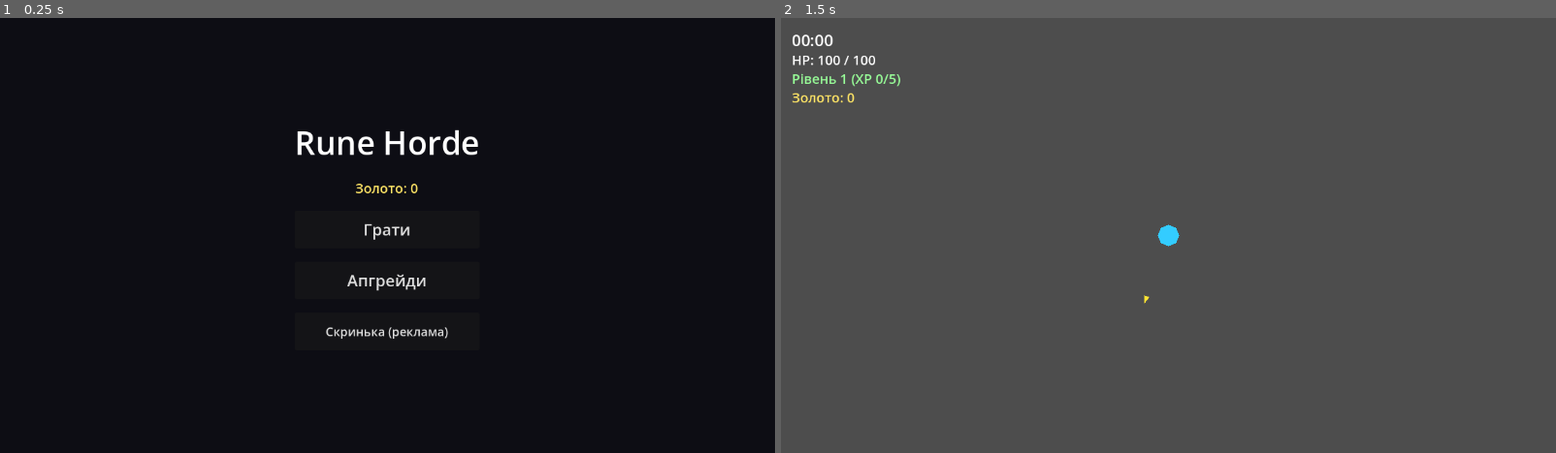
Above: before the commit, frames 1-2 (left to right).
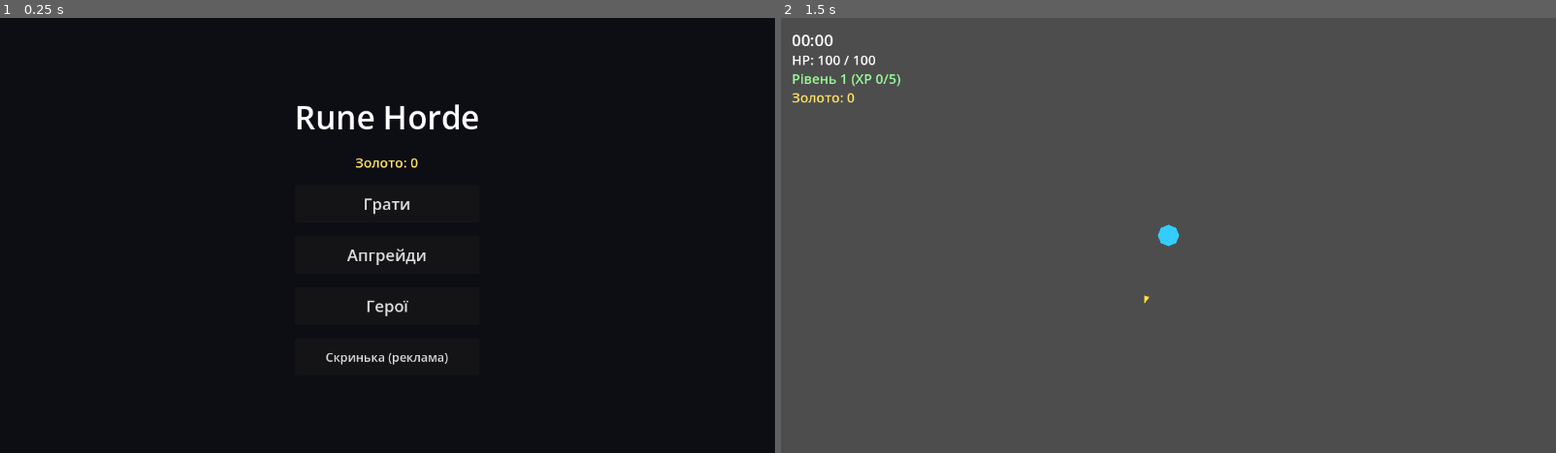
Above: after the commit, the same moments.

Repository: dmytro-matviiv/Run-horde
Game: Godot game, scene res://scenes/main.tscn
Two runs of this game, one before a commit and one after it. Both use one fixed random seed, a clock stepped at 60 frames per second and the inputs below.
Inputs (mouse positions are in pixels of both pictures, inside the frame that each line leads up to):
- Up to frame 1 (0.25 s): no input
- Up to frame 2 (1.5 s): click "Грати" at 0.5 s; tap Enter at 1.25 s; move the mouse to (1339, 213) at 1.27 s; click (1339, 213) at 1.42 s

The runs differ from the first frame. In frame 1, 2.2% of the frame differs, in the area x 38-62%, y 19-80%; in frame 2, nothing differs.

Commit message:
Фаза 5 (2/3): 3 герої з розблокуванням і вибором
HeroDef (data/heroes/*.tres) описує вигляд, ціну розблокування й
стартовий бонус героя поверх спільного магічного болта — так кожен
герой має інший стиль гри без дублювання бойової системи:

- Руновод — базовий, безкоштовний, лише болт
- Клинкова Вартова (2000 золота) — стартує з орбітальним клинком,
  тугіша й повільніша
- Жриця Багаття (8000 золота) — стартує з аурою шкоди, прудкіша
  й крихкіша

Новий екран scenes/ui/heroes.tscn (кнопка "Герої" в головному меню)
для купівлі/вибору. GameState.unlocked_hero_ids/selected_hero_id
зберігаються в сейві. run.gd застосовує обраного героя
(HeroPool.get_def) до старту рану, перед мета-апгрейдами.

Co-Authored-By: Claude Sonnet 5 <noreply@anthropic.com>

Diff:
--- /dev/null
+++ b/data/heroes/blade_warden.tres
@@ -0,0 +1,14 @@
+[gd_resource type="Resource" load_steps=2 format=3]
+
+[ext_resource type="Script" path="res://data/heroes/hero_def.gd" id="1"]
+
+[resource]
+script = ExtResource("1")
+id = &"blade_warden"
+title = "Клинкова Вартова"
+description = "Починає з орбітальним клинком навколо себе. Тугіша й повільніша."
+color = Color(0.85, 0.55, 0.15, 1)
+unlock_cost = 2000
+bonus_max_hp = 25.0
+move_speed_percent = -0.1
+bonus_weapon = "orbital_blades"
--- /dev/null
+++ b/data/heroes/ember_priestess.tres
@@ -0,0 +1,14 @@
+[gd_resource type="Resource" load_steps=2 format=3]
+
+[ext_resource type="Script" path="res://data/heroes/hero_def.gd" id="1"]
+
+[resource]
+script = ExtResource("1")
+id = &"ember_priestess"
+title = "Жриця Багаття"
+description = "Починає з вогняною аурою навколо себе. Прудкіша й крихкіша."
+color = Color(0.95, 0.35, 0.55, 1)
+unlock_cost = 8000
+bonus_max_hp = -15.0
+move_speed_percent = 0.15
+bonus_weapon = "damage_aura"
--- /dev/null
+++ b/data/heroes/hero_def.gd
@@ -0,0 +1,16 @@
+extends Resource
+class_name HeroDef
+
+## Опис одного героя: вигляд, ціна розблокування (0 = стартовий,
+## безкоштовний) і стартовий бонус поверх базового магічного болта
+## (який є в усіх героїв однаково) — це і робить кожного героя іншим
+## за стилем гри, не дублюючи бойову систему.
+
+@export var id: StringName
+@export var title: String
+@export_multiline var description: String
+@export var color: Color = Color(0.2, 0.8, 1)
+@export var unlock_cost: int = 0
+@export var bonus_max_hp: float = 0.0
+@export var move_speed_percent: float = 0.0
+@export_enum("none", "orbital_blades", "damage_aura") var bonus_weapon: String = "none"
--- /dev/null
+++ b/data/heroes/runewielder.tres
@@ -0,0 +1,14 @@
+[gd_resource type="Resource" load_steps=2 format=3]
+
+[ext_resource type="Script" path="res://data/heroes/hero_def.gd" id="1"]
+
+[resource]
+script = ExtResource("1")
+id = &"runewielder"
+title = "Руновод"
+description = "Базовий герой. Автоматичний магічний болт по найближчому ворогу."
+color = Color(0.2, 0.8, 1, 1)
+unlock_cost = 0
+bonus_max_hp = 0.0
+move_speed_percent = 0.0
+bonus_weapon = "none"
--- a/scenes/run/hero.gd
+++ b/scenes/run/hero.gd
@@ -28,6 +28,7 @@
 const AURA_BASE_DAMAGE := 6.0
 const AURA_DAMAGE_PER_LEVEL := 3.0
 
+@onready var sprite: Polygon2D = $Sprite
 @onready var hurt_box: Area2D = $HurtBox
 @onready var pickup_area: Area2D = $PickupArea
 @onready var pickup_shape: CollisionShape2D = $PickupArea/PickupShape
@@ -73,6 +74,10 @@
 var _meta_luck_percent := 0.0
 var _meta_pickup_radius_bonus := 0.0
 
+# Бонус конкретного героя (HeroDef.move_speed_percent) — окремо від
+# мета-бонусу, теж додається в _recompute_derived_stats().
+var _hero_move_speed_percent := 0.0
+
 var _orbital_blades: Array[Node] = []
 var _aura_level := 0
 var _aura_tick_left := 0.0
@@ -82,6 +87,24 @@
 
 func setup(projectile_pool: ObjectPool) -> void:
 	_projectile_pool = projectile_pool
+
+## Викликається один раз на старті рану, до apply_meta_upgrades().
+## Базовий магічний болт є в усіх героїв однаково — різницю робить
+## стартовий бонус (HeroDef.bonus_weapon) і стати. Записуємо рівень
+## бонус-зброї в upgrade_levels, щоб UpgradePool бачив її вже взятою
+## (level 1) і міг далі пропонувати прокачати, а не "взяти вперше".
+func apply_hero_def(def: HeroDef) -> void:
+	sprite.color = def.color
+	max_hp += def.bonus_max_hp
+	current_hp = max_hp
+	_hero_move_speed_percent = def.move_speed_percent
+	match def.bonus_weapon:
+		&"orbital_blades":
+			upgrade_levels[&"orbital_blades"] = 1
+			_apply_orbital_blades(1)
+		&"damage_aura":
+			upgrade_levels[&"damage_aura"] = 1
+			_apply_damage_aura(1)
 
 ## Викликається один раз на старті рану (run.gd), до того як гравець
 ## взяв хоч один апгрейд у рані. Мета-рівні йдуть з GameState.
@@ -297,7 +320,7 @@
 ## щоб один не перезаписував інший.
 func _recompute_derived_stats() -> void:
 	_damage_multiplier = 1.0 + 0.15 * get_upgrade_level(&"weapon_damage") + _meta_damage_percent
-	_move_speed_multiplier = 1.0 + 0.08 * get_upgrade_level(&"move_speed") + _meta_move_speed_percent
+	_move_speed_multiplier = 1.0 + 0.08 * get_upgrade_level(&"move_speed") + _meta_move_speed_percent + _hero_move_speed_percent
 	_gold_multiplier = 1.0 + 0.15 * get_upgrade_level(&"gold_gain") + _meta_gold_percent
 
 func _update_pickup_shapes() -> void:
--- a/scenes/run/run.gd
+++ b/scenes/run/run.gd
@@ -44,6 +44,7 @@
 	hero.died.connect(_on_hero_died)
 	hero.leveled_up.connect(_on_hero_leveled_up)
 	hero.gold_collected.connect(_on_gold_collected)
+	hero.apply_hero_def(HeroPool.get_def(GameState.selected_hero_id))
 	# apply_meta_upgrades може одразу емітити leveled_up (бонусні рівні
 	# від "Стартового рівня") — сигнал має бути підключений до цього.
 	hero.apply_meta_upgrades(GameState.meta_upgrade_levels)
--- /dev/null
+++ b/scenes/ui/heroes.gd
@@ -0,0 +1,54 @@
+extends Control
+
+## Екран героїв: розблокування за золото (HeroPool.get_def(id).unlock_cost)
+## і вибір активного героя для наступного рану (GameState.selected_hero_id).
+
+@onready var gold_label: Label = $VBoxContainer/GoldLabel
+@onready var rows_container: VBoxContainer = $VBoxContainer/ScrollContainer/RowsContainer
+
+func _ready() -> void:
+	_rebuild()
+
+func _rebuild() -> void:
+	gold_label.text = "Золото: %d" % GameState.gold
+	for child in rows_container.get_children():
+		child.queue_free()
+	for def in HeroPool.ALL_HEROES:
+		rows_container.add_child(_build_row(def))
+
+func _build_row(def: HeroDef) -> Control:
+	var row := HBoxContainer.new()
+	row.add_theme_constant_override("separation", 16)
+
+	var info := Label.new()
+	info.custom_minimum_size = Vector2(420, 0)
+	info.text = "%s\n%s" % [def.title, def.description]
+	row.add_child(info)
+
+	var action_button := Button.new()
+	action_button.custom_minimum_size = Vector2(150, 48)
+
+	if GameState.selected_hero_id == def.id:
+		action_button.text = "Обрано"
+		action_button.disabled = true
+	elif GameState.is_hero_unlocked(def.id):
+		action_button.text = "Обрати"
+		action_button.pressed.connect(_on_select_pressed.bind(def.id))
+	else:
+		action_button.text = "Купити (%d)" % def.unlock_cost
+		action_button.disabled = GameState.gold < def.unlock_cost
+		action_button.pressed.connect(_on_unlock_pressed.bind(def.id))
+
+	row.add_child(action_button)
+	return row
+
+func _on_select_pressed(id: StringName) -> void:
+	GameState.select_hero(id)
+	_rebuild()
+
+func _on_unlock_pressed(id: StringName) -> void:
+	GameState.unlock_hero(id)
+	_rebuild()
+
+func _on_back_pressed() -> void:
+	get_tree().change_scene_to_file("res://scenes/ui/main_menu.tscn")
--- /dev/null
+++ b/scenes/ui/heroes.tscn
@@ -0,0 +1,56 @@
+[gd_scene load_steps=2 format=3]
+
+[ext_resource type="Script" path="res://scenes/ui/heroes.gd" id="1"]
+
+[node name="Heroes" type="Control"]
+anchors_preset = 15
+anchor_right = 1.0
+anchor_bottom = 1.0
+grow_horizontal = 2
+grow_vertical = 2
+script = ExtResource("1")
+
+[node name="Background" type="ColorRect" parent="."]
+anchors_preset = 15
+anchor_right = 1.0
+anchor_bottom = 1.0
+grow_horizontal = 2
+grow_vertical = 2
+color = Color(0.05, 0.05, 0.08, 1)
+
+[node name="VBoxContainer" type="VBoxContainer" parent="."]
+anchors_preset = 15
+anchor_right = 1.0
+anchor_bottom = 1.0
+offset_left = 32.0
+offset_top = 24.0
+offset_right = -32.0
+offset_bottom = -24.0
+grow_horizontal = 2
+grow_vertical = 2
+theme_override_constants/separation = 16
+
+[node name="TitleLabel" type="Label" parent="VBoxContainer"]
+theme_override_font_sizes/font_size = 32
+theme_override_colors/font_color = Color(1, 1, 1, 1)
+text = "Герої"
+
+[node name="GoldLabel" type="Label" parent="VBoxContainer"]
+theme_override_font_sizes/font_size = 20
+theme_override_colors/font_color = Color(1, 0.9, 0.4, 1)
+text = "Золото: 0"
+
+[node name="ScrollContainer" type="ScrollContainer" parent="VBoxContainer"]
+custom_minimum_size = Vector2(0, 360)
+size_flags_vertical = 3
+
+[node name="RowsContainer" type="VBoxContainer" parent="VBoxContainer/ScrollContainer"]
+custom_minimum_size = Vector2(580, 0)
+theme_override_constants/separation = 12
+
+[node name="BackButton" type="Button" parent="VBoxContainer"]
+custom_minimum_size = Vector2(160, 48)
+theme_override_font_sizes/font_size = 20
+text = "Назад"
+
+[connection signal="pressed" from="VBoxContainer/BackButton" to="." method="_on_back_pressed"]
--- a/scenes/ui/main_menu.gd
+++ b/scenes/ui/main_menu.gd
@@ -47,6 +47,9 @@
 func _on_upgrades_pressed() -> void:
 	get_tree().change_scene_to_file("res://scenes/ui/meta_upgrades.tscn")
 
+func _on_heroes_pressed() -> void:
+	get_tree().change_scene_to_file("res://scenes/ui/heroes.tscn")
+
 func _on_chest_pressed() -> void:
 	AdsManager.show_rewarded_ad(_on_chest_ad_reward)
 
--- a/scenes/ui/main_menu.tscn
+++ b/scenes/ui/main_menu.tscn
@@ -50,6 +50,11 @@
 theme_override_font_sizes/font_size = 24
 text = "Апгрейди"
 
+[node name="HeroesButton" type="Button" parent="CenterContainer/VBoxContainer"]
+custom_minimum_size = Vector2(220, 56)
+theme_override_font_sizes/font_size = 24
+text = "Герої"
+
 [node name="ChestButton" type="Button" parent="CenterContainer/VBoxContainer"]
 custom_minimum_size = Vector2(220, 56)
 theme_override_font_sizes/font_size = 18
@@ -57,4 +62,5 @@
 
 [connection signal="pressed" from="CenterContainer/VBoxContainer/PlayButton" to="." method="_on_play_pressed"]
 [connection signal="pressed" from="CenterContainer/VBoxContainer/UpgradesButton" to="." method="_on_upgrades_pressed"]
+[connection signal="pressed" from="CenterContainer/VBoxContainer/HeroesButton" to="." method="_on_heroes_pressed"]
 [connection signal="pressed" from="CenterContainer/VBoxContainer/ChestButton" to="." method="_on_chest_pressed"]
--- a/scenes/ui/meta_upgrades.gd
+++ b/scenes/ui/meta_upgrades.gd
@@ -2,8 +2,8 @@
 
 ## Екран мета-прогресії ("база"): тут гравець між ранами витрачає
 ## золото на постійні бонуси (GameState.buy_meta_upgrade). Список
-## відповідає розділу 6 ТЗ. Розблокування 2-го/3-го героя свідомо
-## не додане — героїв поки один, це Фаза 5.
+## відповідає розділу 6 ТЗ. Розблокування/вибір героя — окремий
+## екран, scenes/ui/heroes.tscn.
 
 const UPGRADES := [
 	{"id": &"meta_max_hp", "title": "Здоров'я", "per_level": "+10 HP"},
--- a/scripts/autoload/game_state.gd
+++ b/scripts/autoload/game_state.gd
@@ -5,9 +5,8 @@
 ## user://save.json читає й пише SaveManager, GameState про формат
 ## файлу нічого не знає.
 ##
-## Тут лише 7 мета-апгрейдів зі статами (розділ 6 ТЗ). Розблокування
-## другого/третього героя свідомо не додане — героїв поки один,
-## розблоковувати нема чого; це Фаза 5.
+## 7 мета-апгрейдів зі статами + розблокування/вибір героя
+## (HeroPool) — усе разом розділ 6 ТЗ.
 
 const META_UPGRADE_MAX_LEVELS := {
 	&"meta_max_hp": 10,
@@ -37,6 +36,32 @@
 # Скринька на головному екрані (розділ 8 ТЗ) — окремий таймер,
 # не пов'язаний з офлайн-золотом.
 var last_chest_claim_timestamp := 0
+
+# Герої (розділ 6 ТЗ): перший розблокований одразу, інші — за золото.
+var unlocked_hero_ids: Array = [&"runewielder"]
+var selected_hero_id: StringName = &"runewielder"
+
+func is_hero_unlocked(id: StringName) -> bool:
+	return unlocked_hero_ids.has(id)
+
+## Повертає true, якщо розблокування здійснено (вистачило золота й
+## герой ще не розблокований).
+func unlock_hero(id: StringName) -> bool:
+	if is_hero_unlocked(id):
+		return false
+	var def := HeroPool.get_def(id)
+	if gold < def.unlock_cost:
+		return false
+	gold -= def.unlock_cost
+	unlocked_hero_ids.append(id)
+	SaveManager.save_game()
+	return true
+
+func select_hero(id: StringName) -> void:
+	if not is_hero_unlocked(id):
+		return
+	selected_hero_id = id
+	SaveManager.save_game()
 
 func _ready() -> void:
 	SaveManager.load_game()
--- a/scripts/autoload/save_manager.gd
+++ b/scripts/autoload/save_manager.gd
@@ -15,6 +15,8 @@
 		"meta_upgrade_levels": _keys_to_string(GameState.meta_upgrade_levels),
 		"last_seen_timestamp": GameState.last_seen_timestamp,
 		"last_chest_claim_timestamp": GameState.last_chest_claim_timestamp,
+		"unlocked_hero_ids": _stringnames_to_strings(GameState.unlocked_hero_ids),
+		"selected_hero_id": str(GameState.selected_hero_id),
 	}
 	var file := FileAccess.open(SAVE_PATH, FileAccess.WRITE)
 	if file == null:
@@ -38,6 +40,8 @@
 	GameState.meta_upgrade_levels = _keys_to_string_name(data.get("meta_upgrade_levels", {}))
 	GameState.last_seen_timestamp = data.get("last_seen_timestamp", 0)
 	GameState.last_chest_claim_timestamp = data.get("last_chest_claim_timestamp", 0)
+	GameState.unlocked_hero_ids = _strings_to_stringnames(data.get("unlocked_hero_ids", ["runewielder"]))
+	GameState.selected_hero_id = StringName(data.get("selected_hero_id", "runewielder"))
 
 ## Міграція між версіями схеми сейву. Зараз версія лише одна (1),
 ## тож функція нічого не робить — сюди додаватимуться кроки міграції,
@@ -63,3 +67,17 @@
 	for key in dict:
 		result[StringName(key)] = dict[key]
 	return result
+
+## Те саме, що _keys_to_string()/_keys_to_string_name(), але для
+## елементів масиву (GameState.unlocked_hero_ids) замість ключів словника.
+func _stringnames_to_strings(arr: Array) -> Array:
+	var result := []
+	for item in arr:
+		result.append(str(item))
+	return result
+
+func _strings_to_stringnames(arr: Array) -> Array:
+	var result := []
+	for item in arr:
+		result.append(StringName(item))
+	return result
--- /dev/null
+++ b/scripts/systems/hero_pool.gd
@@ -0,0 +1,18 @@
+extends RefCounted
+class_name HeroPool
+
+## Реєстр усіх героїв гри. Як і UpgradePool — новий герой додається
+## тут явно (а не скануванням папки), щоб список завжди було видно
+## одним поглядом в одному місці.
+
+const ALL_HEROES: Array[HeroDef] = [
+	preload("res://data/heroes/runewielder.tres"),
+	preload("res://data/heroes/blade_warden.tres"),
+	preload("res://data/heroes/ember_priestess.tres"),
+]
+
+static func get_def(id: StringName) -> HeroDef:
+	for def in ALL_HEROES:
+		if def.id == id:
+			return def
+	return ALL_HEROES[0]
Not shown, added: data/enemies/enemy_def.gd.uid
Not shown, added: scenes/run/enemy_projectile.gd.uid
